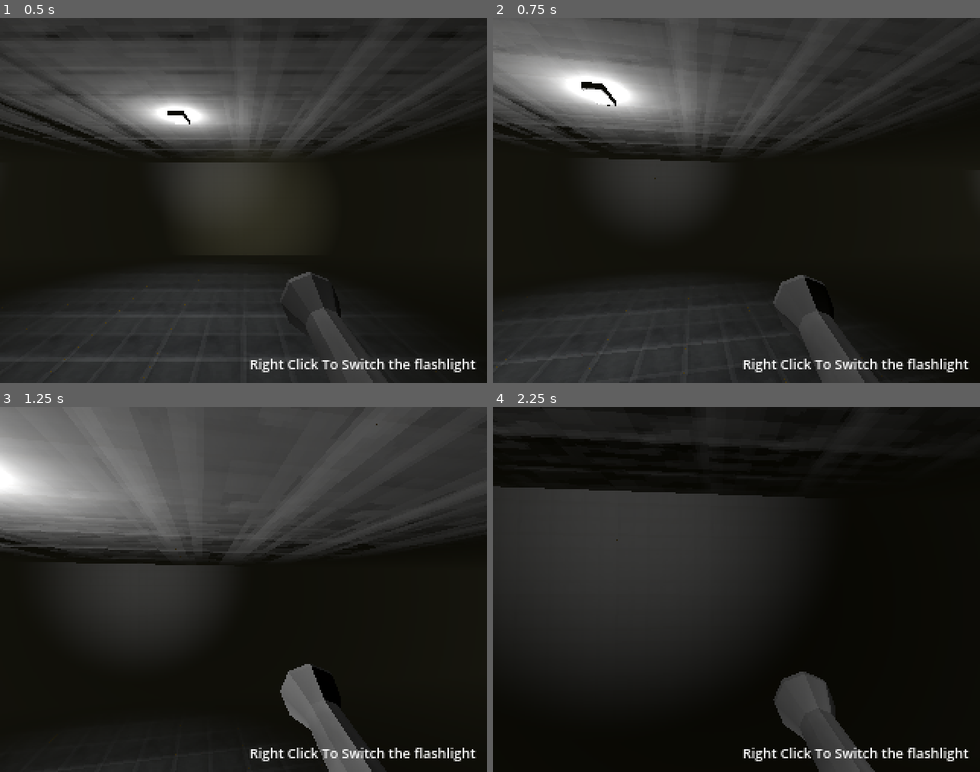
Above: before the commit, frames 1-4 (two rows, left to right).
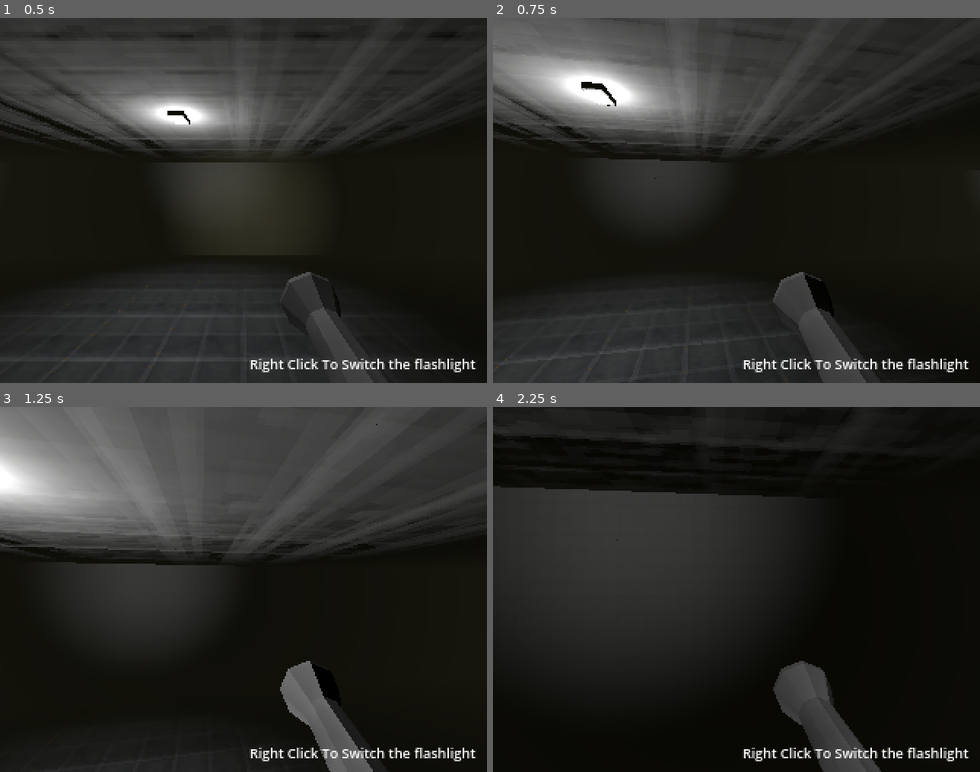
Above: after the commit, the same moments.

Repository: galih9/project-boris
Game: Godot game, scene res://scenes/world_2.tscn
The game is run twice, just before and just after one commit, with the same random seed, the same clock (stepped at 60 frames per second) and the same inputs. A sky picture missing from this copy of the repository is replaced by a grey-blue gradient.
Inputs (mouse positions are in pixels of both pictures, inside the frame that each line leads up to):
- Up to frame 1 (0.5 s): no input
- Up to frame 2 (0.75 s): tap Enter at 0.5 s; move the mouse to (760, 200) at 0.52 s; hold Up (up) from 0.53 s (still down); right-click (760, 200) at 0.6 s; click (760, 200) at 0.67 s
- Up to frame 3 (1.25 s): keep holding Up (up); tap Space (jump) at 0.77 s
- Up to frame 4 (2.25 s): keep holding Up (up); tap Enter at 1.25, 2 s; move the mouse to (712, 589) at 1.27 s; right-click (712, 589) at 1.35 s; click (712, 589) at 1.42 s; tap Space (jump) at 1.52 s; move the mouse to (746, 582) at 2.02 s; right-click (746, 582) at 2.1 s; click (746, 582) at 2.17 s

Frame 1 is identical in both runs. In frame 2, 0.2% of the frame differs, in the area x 57-77%, y 69-100%; in frame 3, 0.2%; in frame 4, 0.8%, in the area x 57-80%, y 69-100%.

Commit message:
fix flashlight issue

Diff:
--- a/scenes/player.tscn
+++ b/scenes/player.tscn
@@ -19,15 +19,15 @@
 
 [node name="camera" type="Camera3D" parent="head"]
 
+[node name="flashlight_model" parent="head/camera" instance=ExtResource("2_qhqgy")]
+transform = Transform3D(-1.3107002e-08, -4.100722e-10, 0.29999995, -0.009381358, 0.29985324, 0, -0.29985327, -0.0093813585, -1.3113416e-08, 0.25909412, -0.7084855, -0.70320624)
+
 [node name="flashlight" type="SpotLight3D" parent="head"]
 transform = Transform3D(1, 0, 0, 0, 1, 0, 0, 0, 1, 0.25849336, -0.33819306, -1.4973859)
 light_color = Color(1, 0.980392, 0.764706, 1)
 light_energy = 0.333
 spot_range = 10.0
 spot_angle = 25.571556
-
-[node name="flashlight_model" parent="head" instance=ExtResource("2_qhqgy")]
-transform = Transform3D(-1.3107002e-08, -4.100722e-10, 0.29999995, -0.009381358, 0.29985324, 0, -0.29985327, -0.0093813585, -1.3113416e-08, 0.25909412, -0.7084855, -0.70320624)
 
 [node name="collision" type="CollisionShape3D" parent="."]
 shape = SubResource("CapsuleShape3D_mfwyp")
--- a/scripts/player.gd
+++ b/scripts/player.gd
@@ -25,13 +25,6 @@
 		camera.rotate_x(-event.relative.y * SENSITIVITY)
 		camera.rotation.x = clamp(camera.rotation.x, deg_to_rad(-40), deg_to_rad(60))
 
-		# Flashlight vertical movement
-		# This code does not fucking work
-		#var flashlight_limit = 0.5
-		#flashlight.rotation.x = camera.rotation.x * flashlight_limit
-		#flashlight_model.rotation.x = flashlight_model_start_rot_x + (camera.rotation.x * flashlight_limit)
-
-
 func _physics_process(delta):
 	# Add the gravity.
 	if not is_on_floor():
